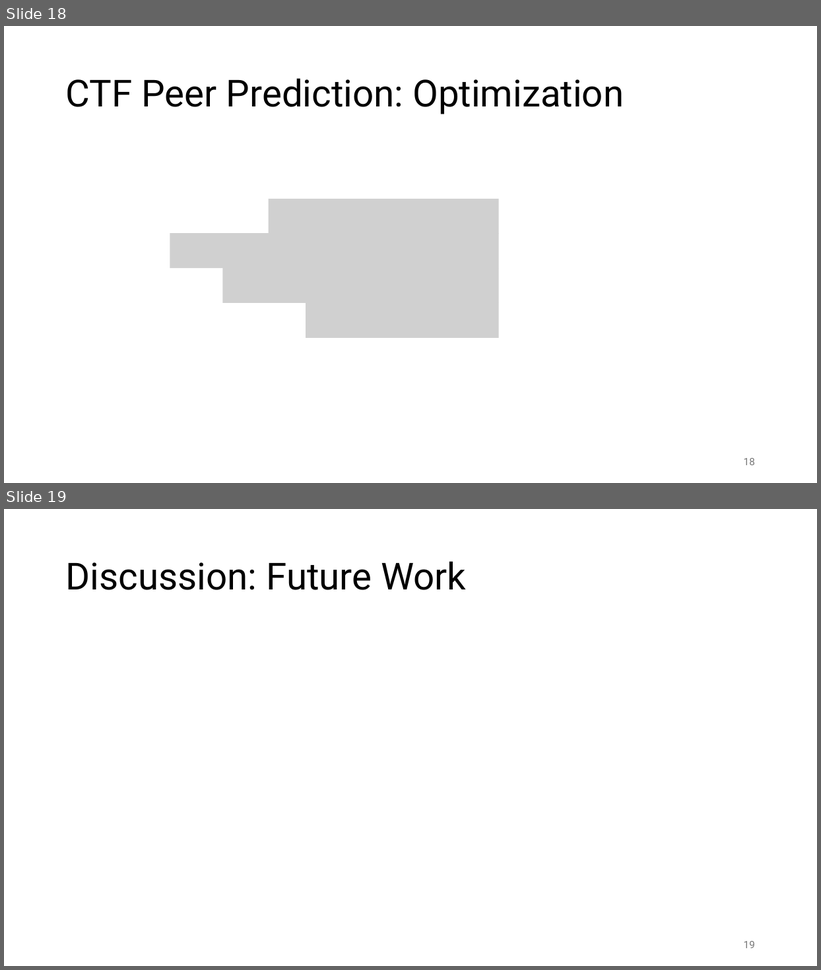
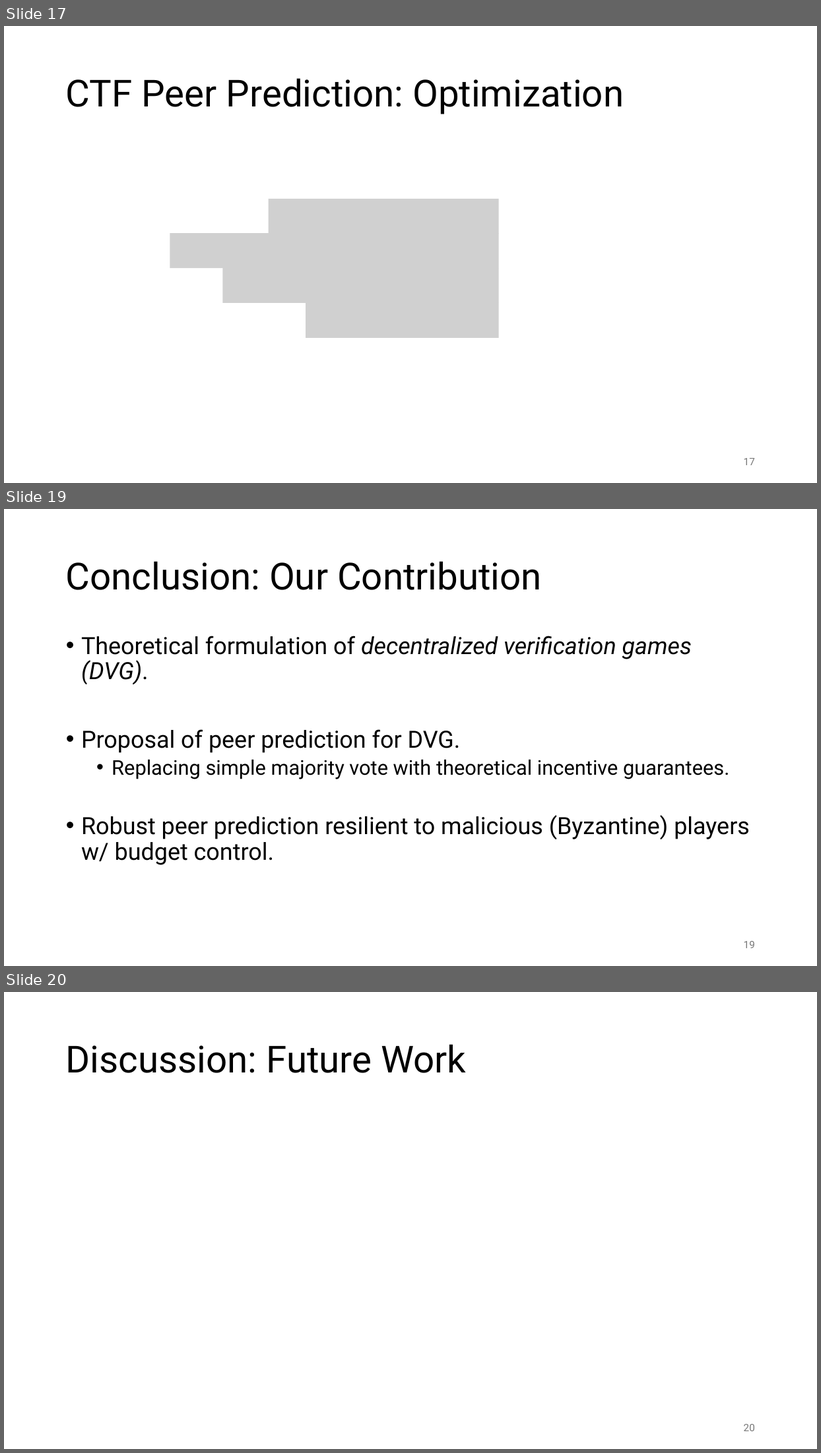
Before and after one commit to wiku30/wiku30.github.io, a slide deck: 2024/VeriPP/VeriPP_informs.pptx. Shown one above the other, each under a label of ours: slides 18 and 19 before the commit, slides 17, 19 and 20 after it; the slides between them are not shown. The pictures are 821x970 and 821x1453 pixels, drawn with LibreOffice and Linux fonts; fonts in the diff are those of the drawing; grey boxes stand for pictures. Boxes give left, top, right and bottom in pixels: in the first picture for what was removed or moved away, otherwise in the second. Text is boxed around its words. In the diff, an @@ line names an element or a change of style, - is before the commit and + after.

```diff
--- a/2024/VeriPP/VeriPP_informs.pptx
+++ b/2024/VeriPP/VeriPP_informs.pptx
@@ slide 19 added at [4,509,817,966], background #FFFFFF @@
@@ title added at [66,561,542,590], 44 pt, text #000000 @@
+Conclusion: Our Contribution
@@ text added at [81,636,750,865], 28 pt, text #000000 @@
+• Theoretical formulation of decentralized verification games (DVG).
+• Proposal of peer prediction for DVG.
+  • Replacing simple majority vote with theoretical incentive guarantees.
+• Robust peer prediction resilient to malicious (Byzantine) players w/ budget control.
@@ page number added at [744,941,755,949], 12 pt, text #797979 @@
+19
@@ what was slide 18 is now slide 17 @@
@@ page number at [744,458,755,466]: text changed @@
-18
+17
@@ what was slide 19 is now slide 20 @@
@@ page number at [744,1424,755,1432]: text changed @@
-19
+20
```
Also in this commit, not shown: 5 slides changed, 4 other slides added, 3 slides removed.
